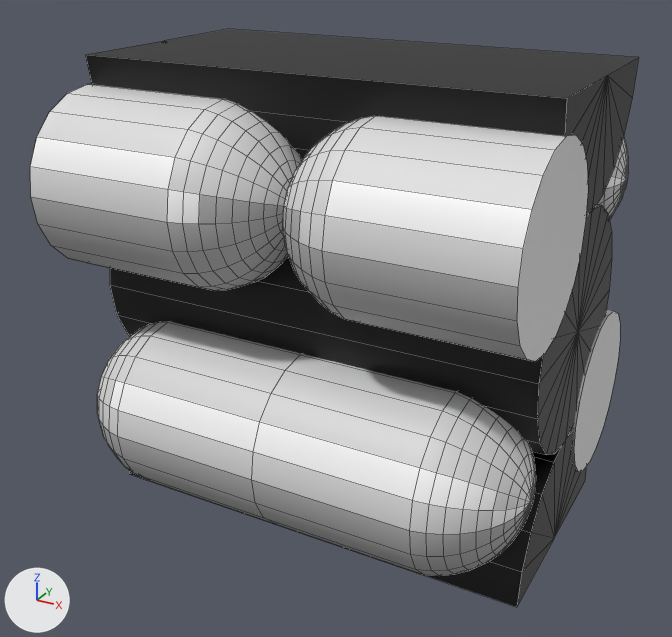
What one commit did to the FBX model metroid-UNITY(vrtk)/Assets/Resources/br-m-pillbrick-white.fbx.
Camera for both pictures: a 50 mm lens placed at (-4.613, -1.712, 2.269), pointed at (-5.528, -0.047, 1.437). Lighting does not change. The marker at lower left points along +X, +Y and +Z. Mesh edges are drawn as thin lines. Where no turn or scale is listed for an object, it has been applied to the vertices.

The first picture shows 'base', 'pills'.
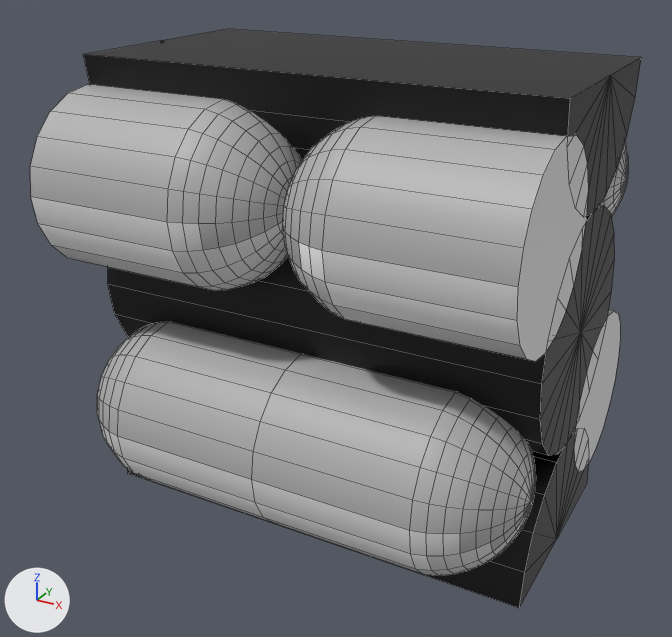
The newer file is also turned or shifted as a whole; pictures and numbers use the older file's frame.

The change, as a diff of the scene's bpy script:
```diff
--- a/metroid-UNITY(vrtk)/Assets/Resources/br-m-pillbrick-white.fbx.py
+++ b/metroid-UNITY(vrtk)/Assets/Resources/br-m-pillbrick-white.fbx.py
@@ me_mesh_001 @@
 # used by ob_base; location = (-5.5, 0.0, 1.5)
-me_mesh_001.from_pydata(...)  # 109 vertices, 131 faces; spans x -0.494..0.494, y -0.253..0.253, z -0.5..0.5
+me_mesh_001.from_pydata(...)  # 109 vertices, 131 faces; spans x -0.5..0.5, y -0.252..0.253, z -0.5..0.5
+# me_mesh_001 part 1: 109 of 109 vertices moved; they spanned x -0.494..0.494, y -0.253..0.253, z -0.5..0.5 and now span x -0.5..0.5, y -0.252..0.253, z -0.5..0.5; mean shift (-0.006, 0.0, 0.005); largest move (0.494, 0.0, 0.5) -> (-0.5, 0.0, -0.5)
 me_mesh_001.materials.append(mat_z_solid_black)
@@ me_mesh @@
 me_mesh.from_pydata(...)  # 1568 vertices, 1604 faces; spans x -0.5..0.5, y -0.44..0.44, z -0.44..0.44
 # used by ob_pills; location = (-5.5, 0.0, 1.5)
+# me_mesh part 2: 608 faces spanning x -0.5..0.5, y -0.44..0.44, z -0.25..0.44 switch from mat_z_solid_grey1 (light grey #dedede) to mat_z_solid_grey (grey #b4b4b4)
+# me_mesh part 3: 608 faces spanning x -0.5..0.5, y -0.44..0.44, z -0.44..0.25 switch from mat_z_solid_grey (grey #b4b4b4) to mat_z_solid_grey1 (light grey #dedede)
+# me_mesh part 4: 64 faces spanning x -0.5..0.5, y -0.44..0.44, z -0.362..0.25 switch from mat_z_solid_grey (grey #b4b4b4) to mat_z_solid_white (white #ffffff)
+# me_mesh part 5: 64 faces spanning x -0.5..0.5, y -0.44..0.44, z -0.25..0.362 switch from mat_z_solid_white (white #ffffff) to mat_z_solid_grey (grey #b4b4b4)
```

Where the change shows, as pixel boxes [x1, y1, x2, y2] in the pictures (672 x 637 px):
'base', reshaped: before [86, 29, 639, 607]; after [84, 29, 641, 608]
part 2 of me_mesh, recoloured (white to grey): [30, 84, 628, 534] in both
part 3 of me_mesh, recoloured: [31, 181, 626, 576] in both
part 4 of me_mesh, recoloured: [38, 224, 520, 571] in both
part 5 of me_mesh, recoloured (white to grey): [30, 137, 628, 528] in both
